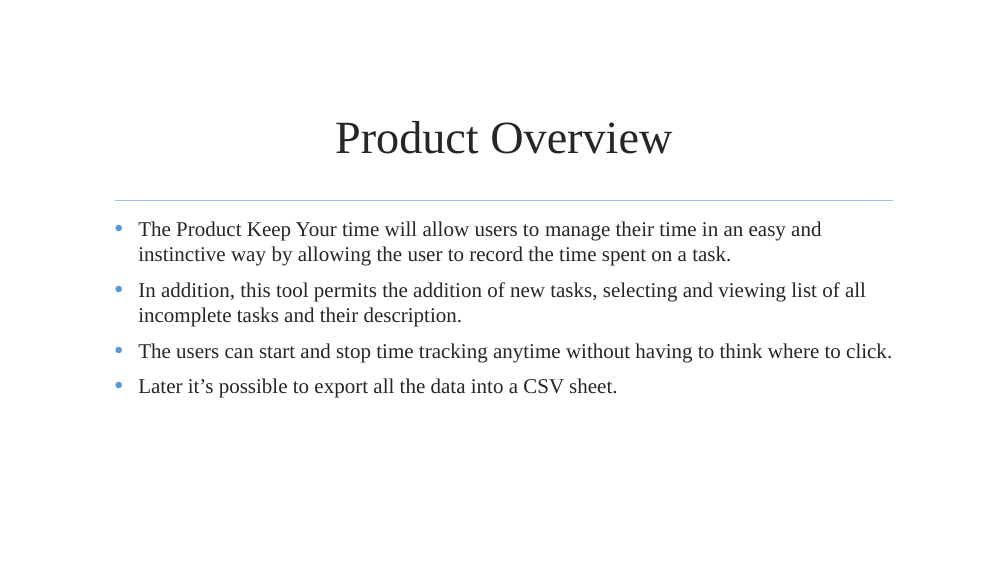
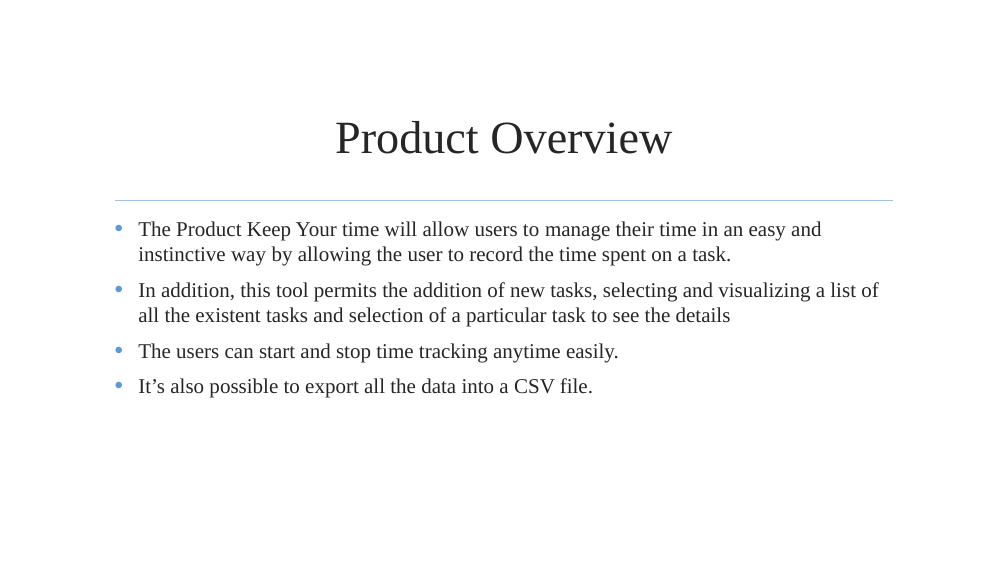
Before and after one commit to jmgirao/projetosoftware1213, a slide deck: slide 5 of Final Presentation/Presentation.pptx. Drawn at 1008x567 pixels with LibreOffice and Linux fonts; fonts in the diff are those of the drawing; background and template pictures are left out. Boxes give left, top, right and bottom in pixels: in the first picture for what was removed or moved away, otherwise in the second. Text is boxed around its words. In the diff, an @@ line names an element or a change of style, - is before the commit and + after.

```diff
--- a/Final Presentation/Presentation.pptx
+++ b/Final Presentation/Presentation.pptx
@@ text at box(138, 282, 879, 398): text changed @@
-  • In addition, this tool permits the addition of new tasks, selecting and viewing list of all incomplete tasks and their description.
-  • The users can start and stop time tracking anytime without having to think where to click.
-  • Later it’s possible to export all the data into a CSV sheet.
+  • In addition, this tool permits the addition of new tasks, selecting and visualizing a list of all the existent tasks and selection of a particular task to see the details
+  • The users can start and stop time tracking anytime easily.
+  • It’s also possible to export all the data into a CSV file.
```
